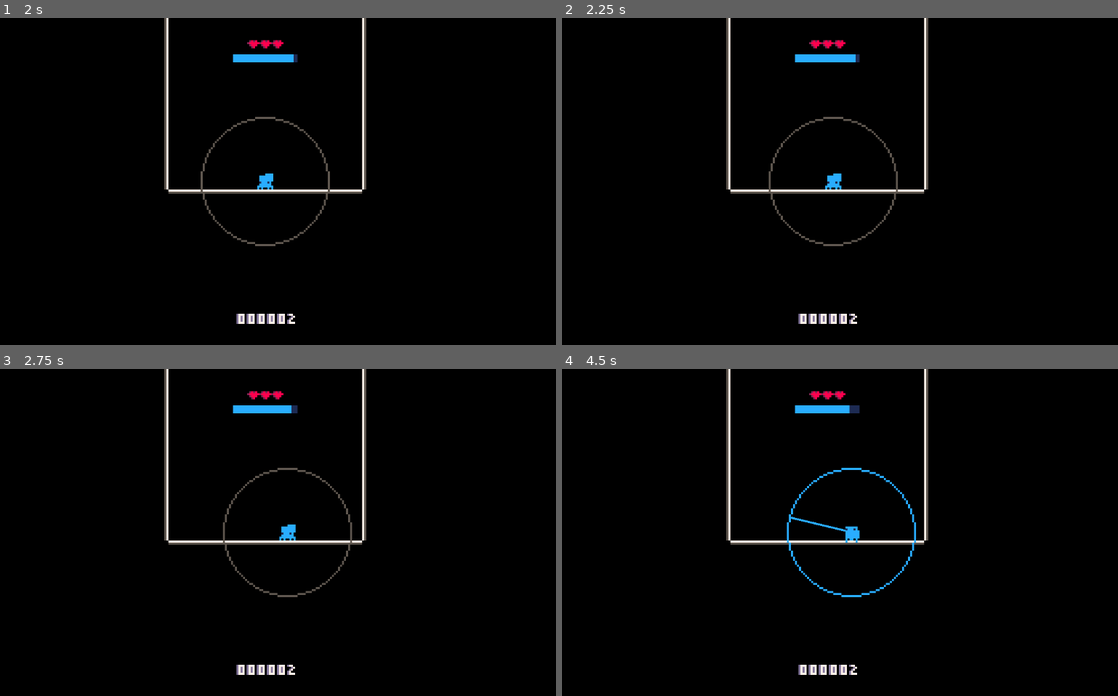
Above: before the commit, frames 1-4 (two rows, left to right).
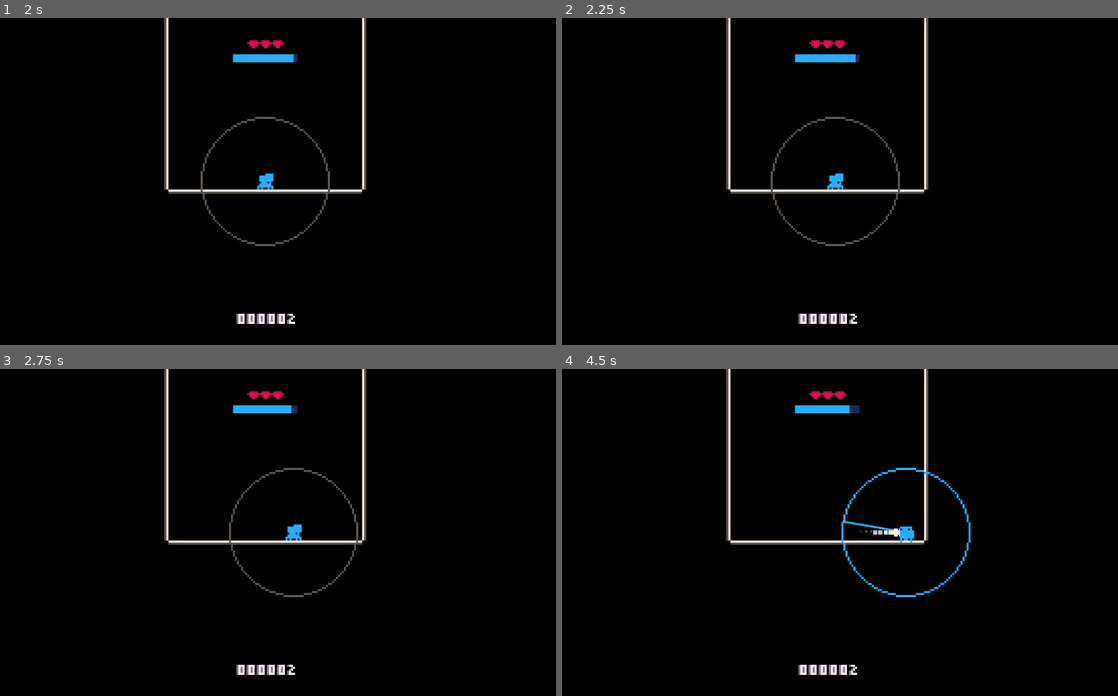
Above: after the commit, the same moments.

Repository: Flamenccio/spider-jump
Game: Godot game, scene res://scenes/game.tscn
Same seed, same stepped clock (60 frames per second), same inputs: the game is played once before the commit and once after it. The engine's default icon, where the game draws it, is replaced by a stand-in: a white triangle on a blue panel in a dark square.
Inputs (mouse positions are in pixels of both pictures, inside the frame that each line leads up to):
- Up to frame 1 (2 s): tap Enter at 0.5 s; move the mouse to (394, 165) at 0.52 s; press the mouse at (394, 165) at 0.53 s; hold D (move_right) 0.53-1.25 s; release the mouse at (394, 165) at 1.25 s; drag from (150, 197) to (266, 44) at 1.27 s
- Up to frame 2 (2.25 s): move the mouse to (884, 109) at 2.02 s; hold D (move_right) from 2.03 s (still down); tap Delete at 2.1 s
- Up to frame 3 (2.75 s): keep holding D (move_right)
- Up to frame 4 (4.5 s): release D (move_right) at 2.75 s; drag from (795, 597) to (851, 535) at 2.77 s; move the mouse to (1001, 581) at 3.52 s; hold A (move_left) 3.53-4.25 s; tap V at 3.6 s; drag from (650, 483) to (851, 535) at 4.27 s

Frame 1 is identical in both runs. In frame 2, 0.6% of the frame differs, in the area x 37-61%, y 30-70%; in frame 3, 0.9%; in frame 4, 1.4%, in the area x 40-74%, y 30-70%.

Commit message:
buff crawl speed further

Diff:
--- a/scenes/player.tscn
+++ b/scenes/player.tscn
@@ -693,7 +693,7 @@
 [node name="Crawl" type="Node" parent="StateMachineHandler" node_paths=PackedStringArray("_player")]
 script = ExtResource("37_g5jhy")
 _player = NodePath("../..")
-_move_speed = 15.0
+_move_speed = 20.0
 
 [node name="Entry" type="Node" parent="StateMachineHandler"]
 script = ExtResource("38_holxr")
